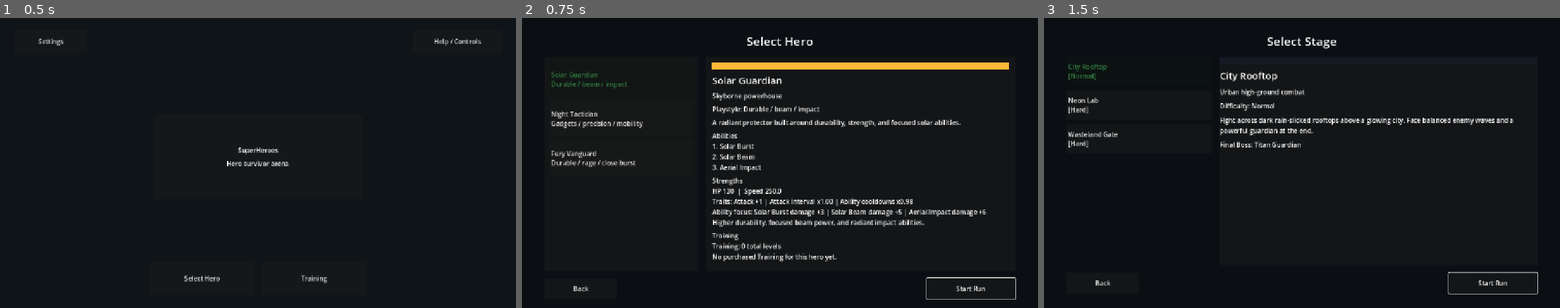
Above: before the commit, frames 1-3 (left to right).
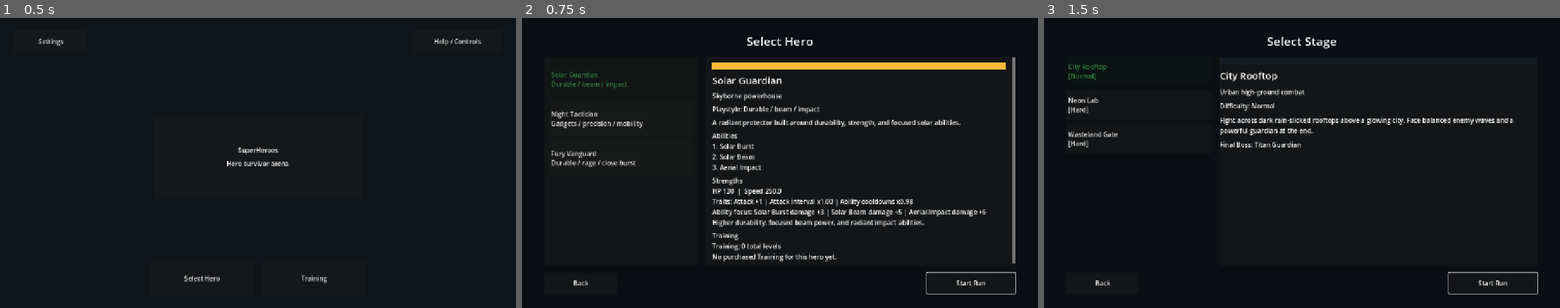
Above: after the commit, the same moments.

Repository: StanisRyz/SuperHeroes
Game: Godot game, scene res://scenes/main/Main.tscn
The game is run twice, just before and just after one commit, with the same random seed, the same clock (stepped at 60 frames per second) and the same inputs.
Inputs:
- Up to frame 1 (0.5 s): no input
- Up to frame 2 (0.75 s): click "Select Hero" at 0.5 s
- Up to frame 3 (1.5 s): click "Start Run" at 1.25 s

Frame 1 is identical in both runs. In frame 2, 0.9% of the frame differs, in the area x 10-96%, y 13-98%; in frame 3, nothing differs.

Commit message:
Fix character select detail scrolling
Fix CharacterSelect hero detail layout overflow:
- Add a bounded scrollable details area inside the selected hero DetailsPanel.
- Prevent long descriptions, traits, abilities, and Training summaries from pushing Back / Start Run below the screen.
- Keep hero list, detail panel, remembered selection, locked state, Back, and Start Run flows unchanged.
- Preserve CharacterSelect as display-only with no Training/meta mutation.
- Keep gameplay balance, persistence, rewards, stages, enemies, and arena logic unchanged.
- Update README.md, Agents.md, and validation docs if present.

Diff:
--- a/scenes/ui/CharacterSelect.gd
+++ b/scenes/ui/CharacterSelect.gd
@@ -131,15 +131,23 @@
 	details_panel.size_flags_vertical = Control.SIZE_EXPAND_FILL
 	content.add_child(details_panel)
 
+	var details_scroll := ScrollContainer.new()
+	details_scroll.name = "DetailsScroll"
+	details_scroll.size_flags_horizontal = Control.SIZE_EXPAND_FILL
+	details_scroll.size_flags_vertical = Control.SIZE_EXPAND_FILL
+	details_panel.add_child(details_scroll)
+
 	var details_margin := MarginContainer.new()
+	details_margin.size_flags_horizontal = Control.SIZE_EXPAND_FILL
 	details_margin.add_theme_constant_override("margin_left", 16)
 	details_margin.add_theme_constant_override("margin_top", 14)
 	details_margin.add_theme_constant_override("margin_right", 16)
 	details_margin.add_theme_constant_override("margin_bottom", 14)
-	details_panel.add_child(details_margin)
+	details_scroll.add_child(details_margin)
 
 	var details := VBoxContainer.new()
 	details.name = "Details"
+	details.size_flags_horizontal = Control.SIZE_EXPAND_FILL
 	details.add_theme_constant_override("separation", 10)
 	details_margin.add_child(details)
 
@@ -169,10 +177,6 @@
 	_ability_label = _create_section_label(details, "Abilities")
 	_traits_label = _create_section_label(details, "Strengths")
 	_training_label = _create_section_label(details, "Training")
-
-	var spacer := Control.new()
-	spacer.size_flags_vertical = Control.SIZE_EXPAND_FILL
-	details.add_child(spacer)
 
 	var buttons := HBoxContainer.new()
 	buttons.name = "Buttons"
Not shown, changed: Agents.md
Not shown, changed: README.md
Not shown, changed: docs/validation/gameplay_validation.md
